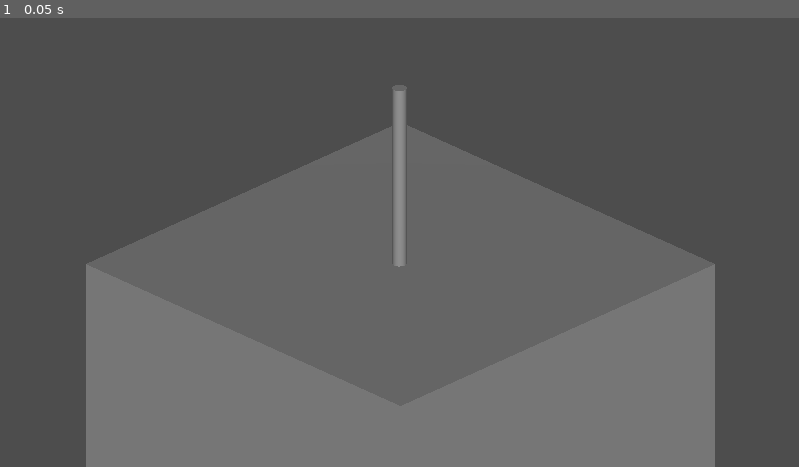
Above: before the commit, frame 1.
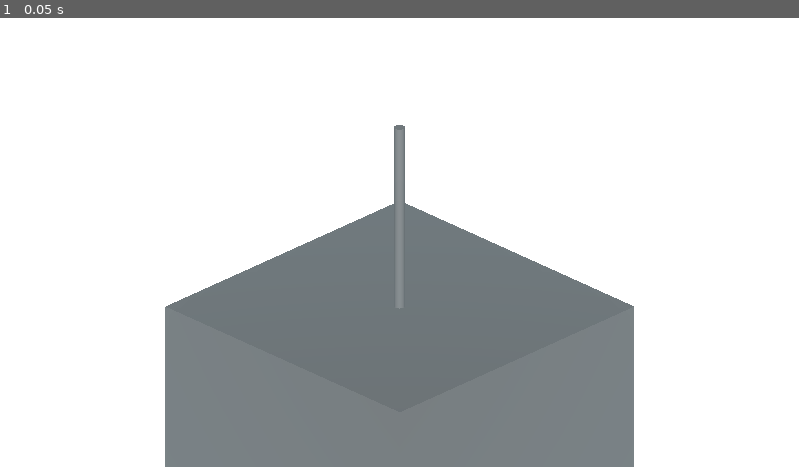
Above: after the commit, the same moment.

Repository: Nyukiland/NarvingRobotics
Game: Godot game, scene res://main_scene.tscn
Same seed, same stepped clock (60 frames per second), same inputs: the game is played once before the commit and once after it. The project has no main scene, so this scene is started directly.
Inputs:
- Up to frame 1 (0.05 s): no input

The runs differ from the first frame. In frame 1, 72% of the frame differs, in the area x 0-100%, y 0-100%.

Commit message:
rotation of the camera
-rotation of the cam is complete
- began set up for environment

Diff:
--- a/main_scene.tscn
+++ b/main_scene.tscn
@@ -1,10 +1,22 @@
-[gd_scene load_steps=4 format=3 uid="uid://btxda8l0cq4dc"]
+[gd_scene load_steps=6 format=3 uid="uid://btxda8l0cq4dc"]
 
 [ext_resource type="Script" path="res://script/RotateCam.gd" id="1_envv8"]
 
 [sub_resource type="BoxMesh" id="BoxMesh_vvl0t"]
 
 [sub_resource type="CylinderMesh" id="CylinderMesh_bw4m6"]
+
+[sub_resource type="Sky" id="Sky_o87aw"]
+
+[sub_resource type="Environment" id="Environment_myxbj"]
+sky = SubResource("Sky_o87aw")
+ambient_light_source = 3
+ambient_light_color = Color(0.368627, 0.513726, 0.87451, 1)
+reflected_light_source = 2
+glow_enabled = true
+fog_enabled = true
+fog_light_color = Color(0.490196, 0.564706, 0.596078, 1)
+fog_density = 0.0618
 
 [node name="MainScene" type="Node3D"]
 
@@ -13,14 +25,17 @@
 mesh = SubResource("BoxMesh_vvl0t")
 
 [node name="PivotCam" type="MeshInstance3D" parent="."]
-transform = Transform3D(0.0707107, 0, 0.0707107, 0, 1, 0, -0.0707107, 0, 0.0707107, -0.00416994, 0.332178, 0.000229359)
+transform = Transform3D(0.0707107, 0, 0.0707107, 0, 1, 0, -0.0707107, 0, 0.0707107, 0, 0.819607, 0)
 mesh = SubResource("CylinderMesh_bw4m6")
 script = ExtResource("1_envv8")
 
 [node name="Camera3D" type="Camera3D" parent="PivotCam"]
 transform = Transform3D(10, 0, 0, 0, 0.892405, 0.451235, 0, -4.51235, 8.92405, 0, 2.9589, 61.8213)
 projection = 1
-size = 3.02683
+size = 4.06152
 
 [node name="DirectionalLight3D" type="DirectionalLight3D" parent="PivotCam/Camera3D"]
 transform = Transform3D(1, 4.20427e-05, 0.000136613, -4.20726e-05, 1, 0.000219335, -0.000136604, -0.000219341, 1, 0, 0, 0)
+
+[node name="WorldEnvironment" type="WorldEnvironment" parent="."]
+environment = SubResource("Environment_myxbj")
--- /dev/null
+++ b/player.tscn
@@ -0,0 +1,10 @@
+[gd_scene load_steps=2 format=3 uid="uid://btn2uo03ml3ku"]
+
+[sub_resource type="SphereShape3D" id="SphereShape3D_v3ar2"]
+
+[node name="Player" type="CharacterBody3D"]
+
+[node name="CollisionShape3D" type="CollisionShape3D" parent="."]
+shape = SubResource("SphereShape3D_v3ar2")
+
+[node name="Node3D" type="Node3D" parent="."]
--- a/script/RotateCam.gd
+++ b/script/RotateCam.gd
@@ -1,23 +1,25 @@
 extends MeshInstance3D
 
-var targetRot
-var currentRot
+
+var rot = 45.0
+var target_rot = 45.0  # The target rotation
+var rotation_speed = 10.0  # The speed at which the rotation occurs (degrees per second)
 
 # Called when the node enters the scene tree for the first time.
 func _ready():
-	currentRot = get_transform().basis.y
-	targetRot = get_transform().basis.y
-
+	pass
 
 # Called every frame. 'delta' is the elapsed time since the previous frame.
-func _process(delta):
+func _process(_delta):
 	if Input.is_action_just_pressed("RotateCamLeft"):
-		targetRot += 90
+		target_rot += 90
+
+	if Input.is_action_just_pressed("RotateCamRight"):
+		target_rot -= 90
 
 	rotateToTarget()
 
-
 func rotateToTarget():
-	currentRot = get_transform().basis.y
-	if targetRot != currentRot:
-		rotate_object_local(Vector3.UP, 1)
+	var step = rotation_speed * get_process_delta_time()
+	rot = lerp(rot, target_rot, step)
+	rotation_degrees = Vector3(0, rot, 0)
